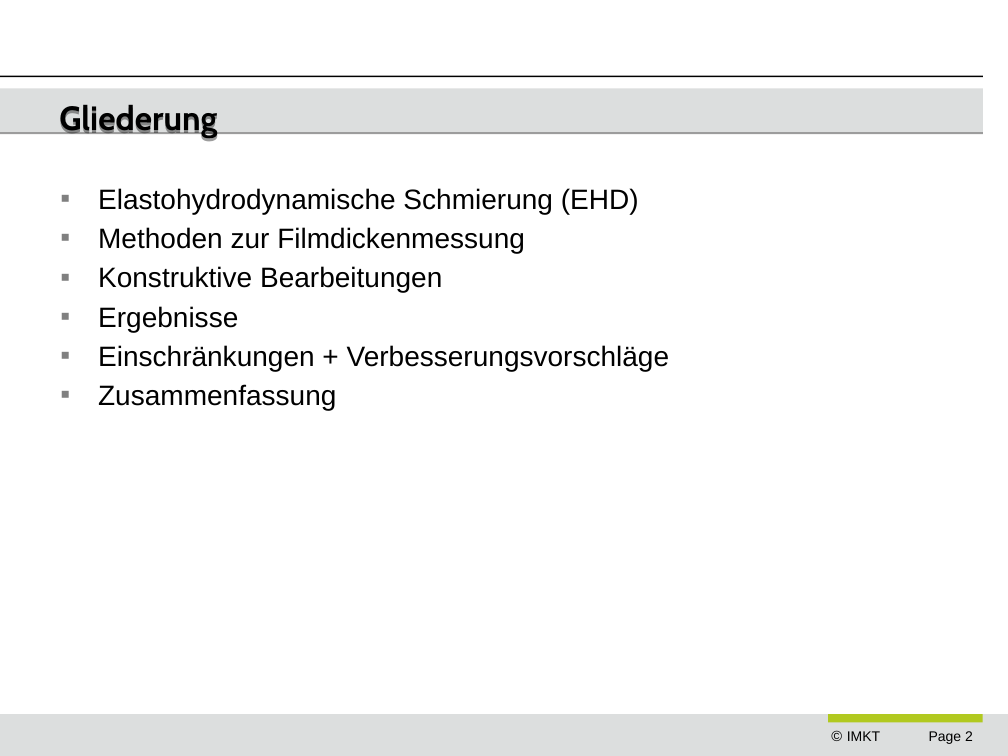
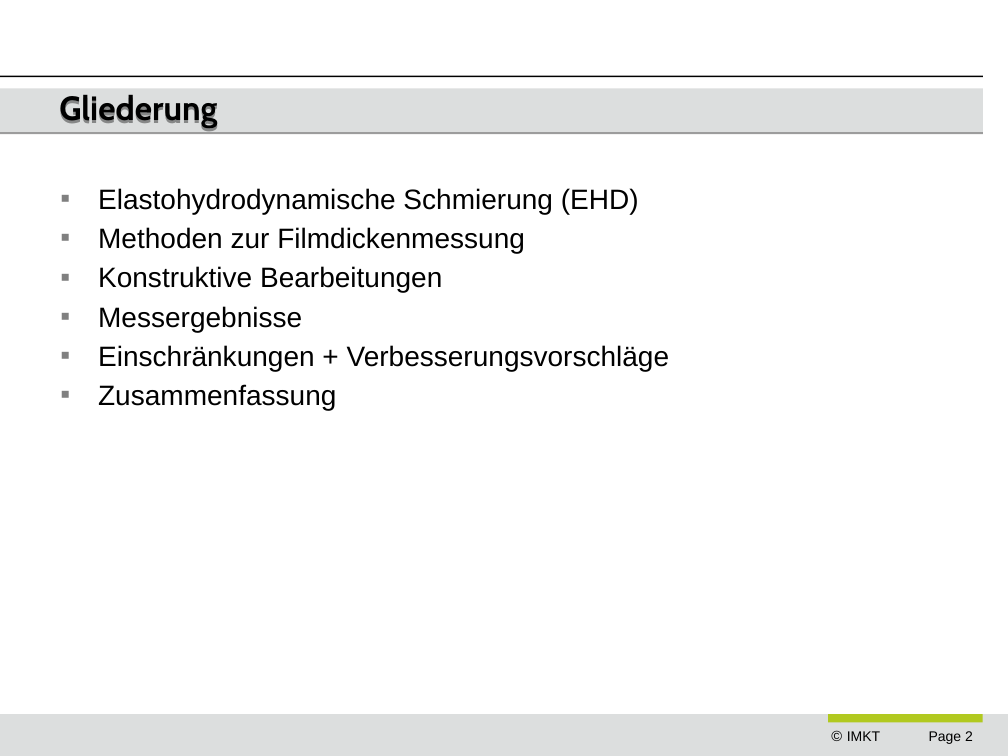
Before and after one commit to ngocminhdao88/dao_masterarbeit, a slide deck: slide 2 of presentations/dao_end_prezi.odp. Drawn at 1008x756 pixels with LibreOffice and Linux fonts; fonts in the diff are those of the drawing; background and template pictures are left out. Boxes give left, top, right and bottom in pixels: in the first picture for what was removed or moved away, otherwise in the second. Text is boxed around its words. In the diff, an @@ line names an element or a change of style, - is before the commit and + after.

```diff
--- a/presentations/dao_end_prezi.odp
+++ b/presentations/dao_end_prezi.odp
@@ title "Gliederung": place and size @@
-title "Gliederung" at <box>59,105,217,141</box>
+title "Gliederung" at <box>59,95,217,131</box>
@@ text at <box>98,306,302,332</box>: text changed @@
-▪ Ergebnisse
+▪ Messergebnisse
```
Also in this commit, not shown: 17 other slides changed, 4 slides added, 2 slides removed, 3 other files.
